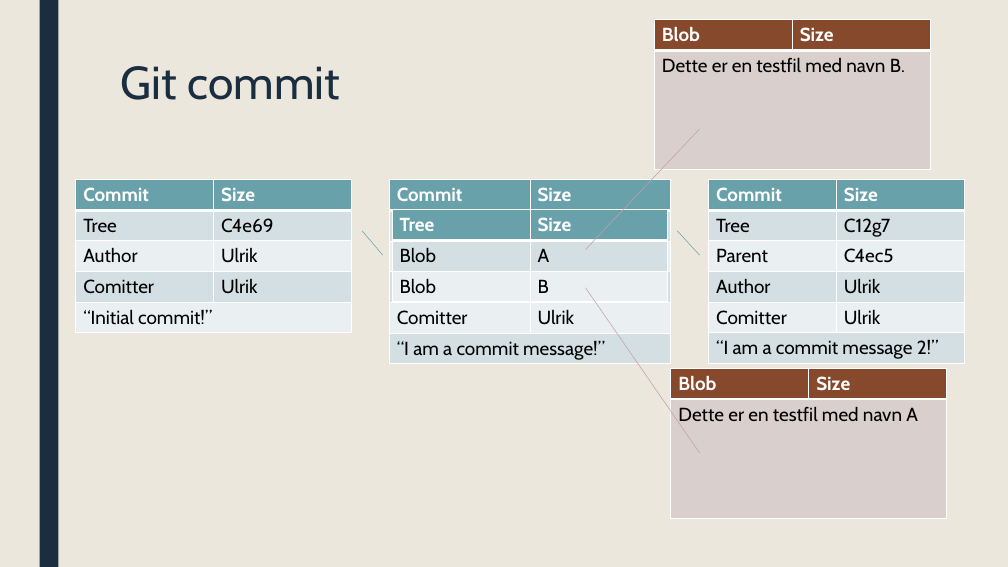
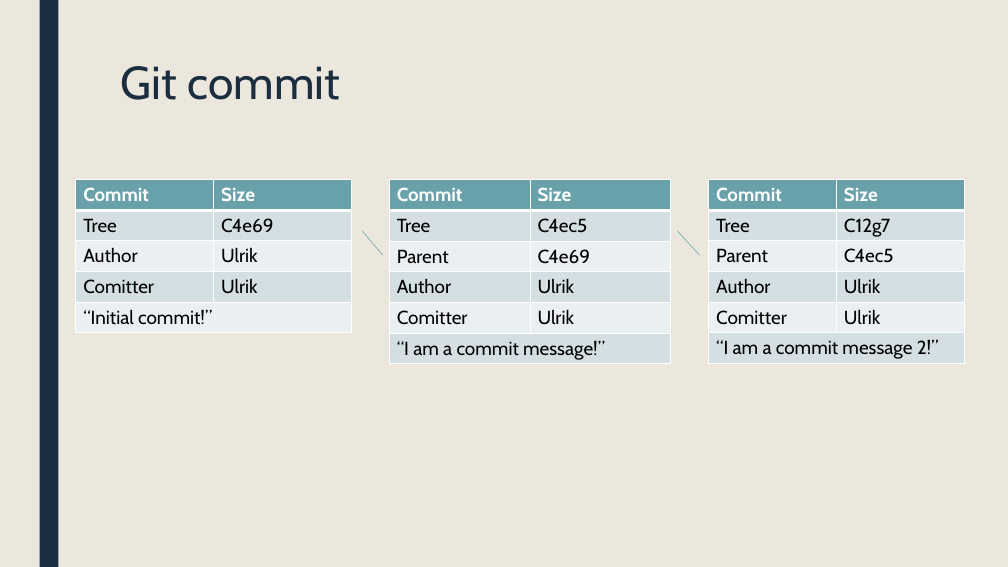
Before and after one commit to ufarm/sommer2016, a slide deck: slide 13 of GIT.pptx. Drawn at 1008x567 pixels with LibreOffice and Linux fonts; fonts in the diff are those of the drawing. Boxes give left, top, right and bottom in pixels: in the first picture for what was removed or moved away, otherwise in the second. Text is boxed around its words. In the diff, an @@ line names an element or a change of style, - is before the commit and + after.

```diff
--- a/GIT.pptx
+++ b/GIT.pptx
@@ table removed at (x1=655, y1=20, x2=930, y2=169), 2 rows, 2 columns @@
-Blob | Size
-Dette er en testfil med navn B. | 
@@ line removed from (586, 250) to (699, 129) @@
@@ table removed at (x1=392, y1=209, x2=668, y2=300), 3 rows, 2 columns @@
-Tree | Size
-Blob | A
-Blob | B
@@ line removed from (586, 288) to (699, 453) @@
@@ table removed at (x1=671, y1=368, x2=946, y2=518), 2 rows, 2 columns @@
-Blob | Size
-Dette er en testfil med navn A | 
```
Also in this commit, not shown: 11 other slides changed, 1 slide added, 2 slides removed.
